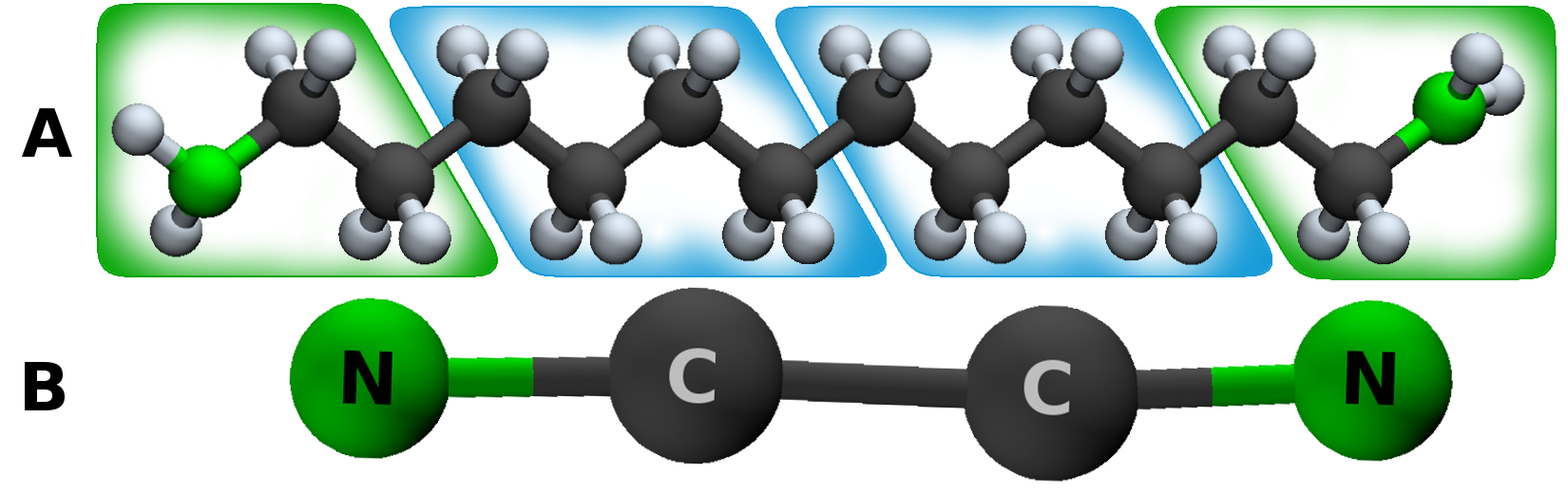
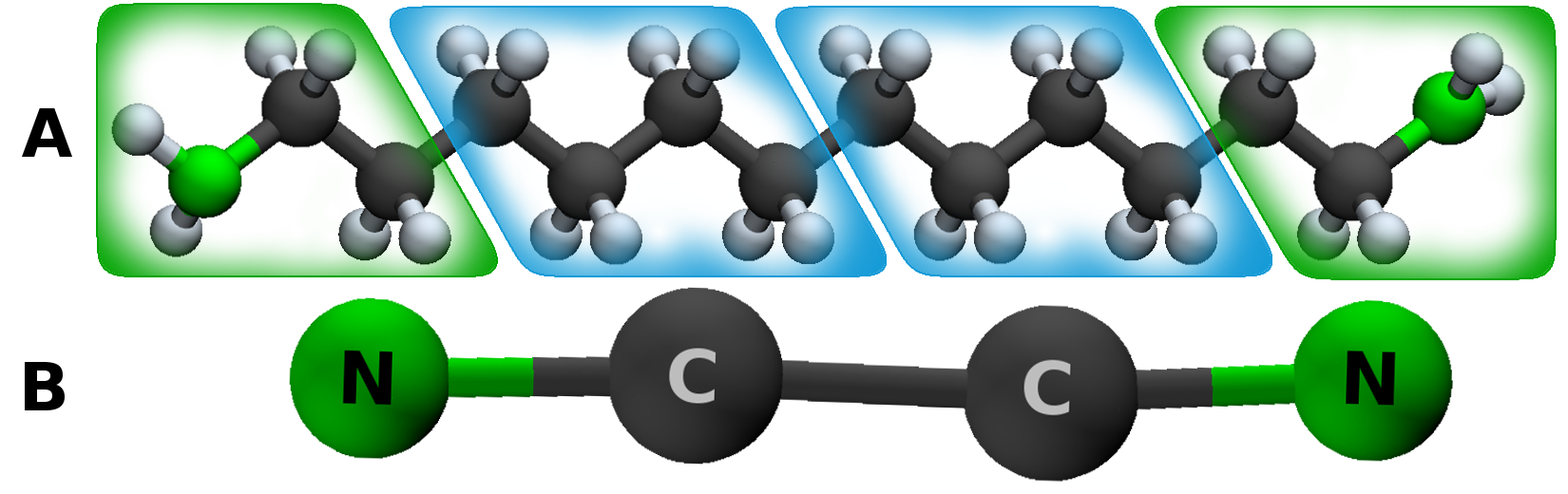
Two versions of the same layered image (1568x494). Layer-by-layer changes:
moved "mol2.png" out of group "Layer Group" over [111, 23, 1526, 266]
